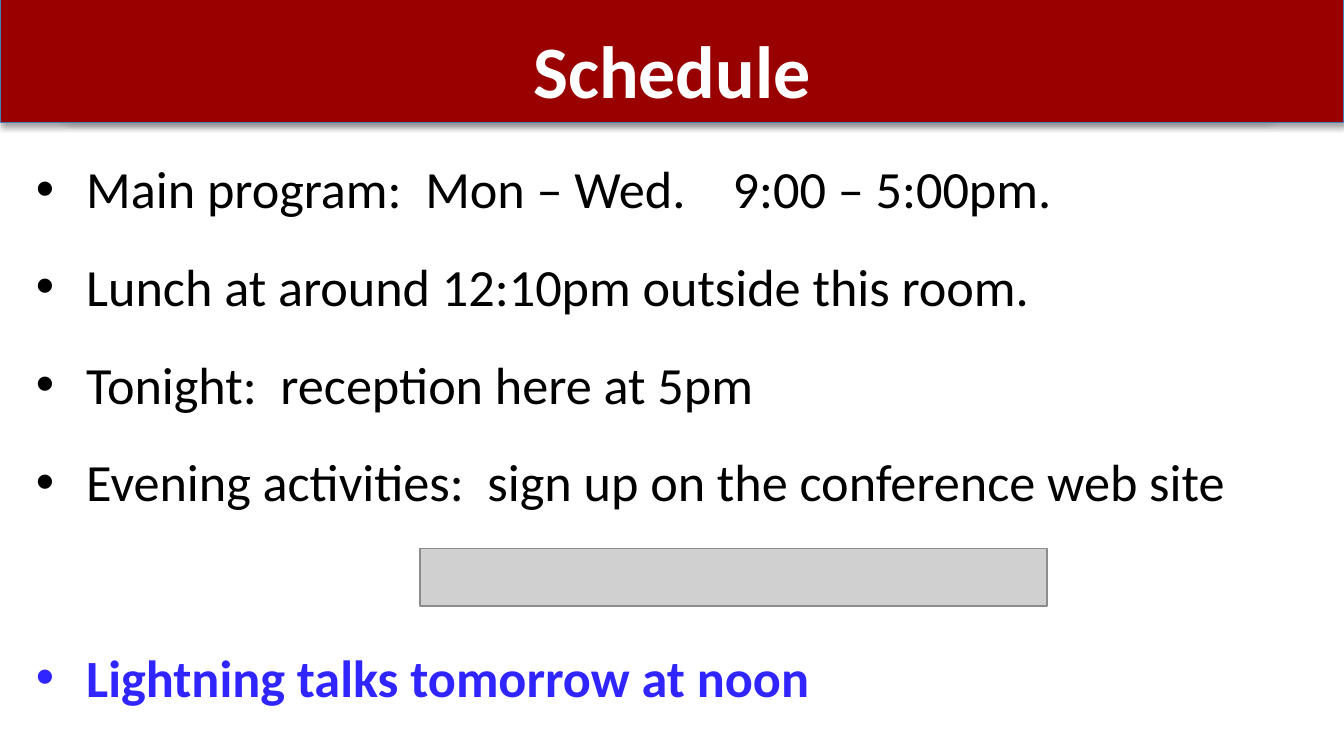
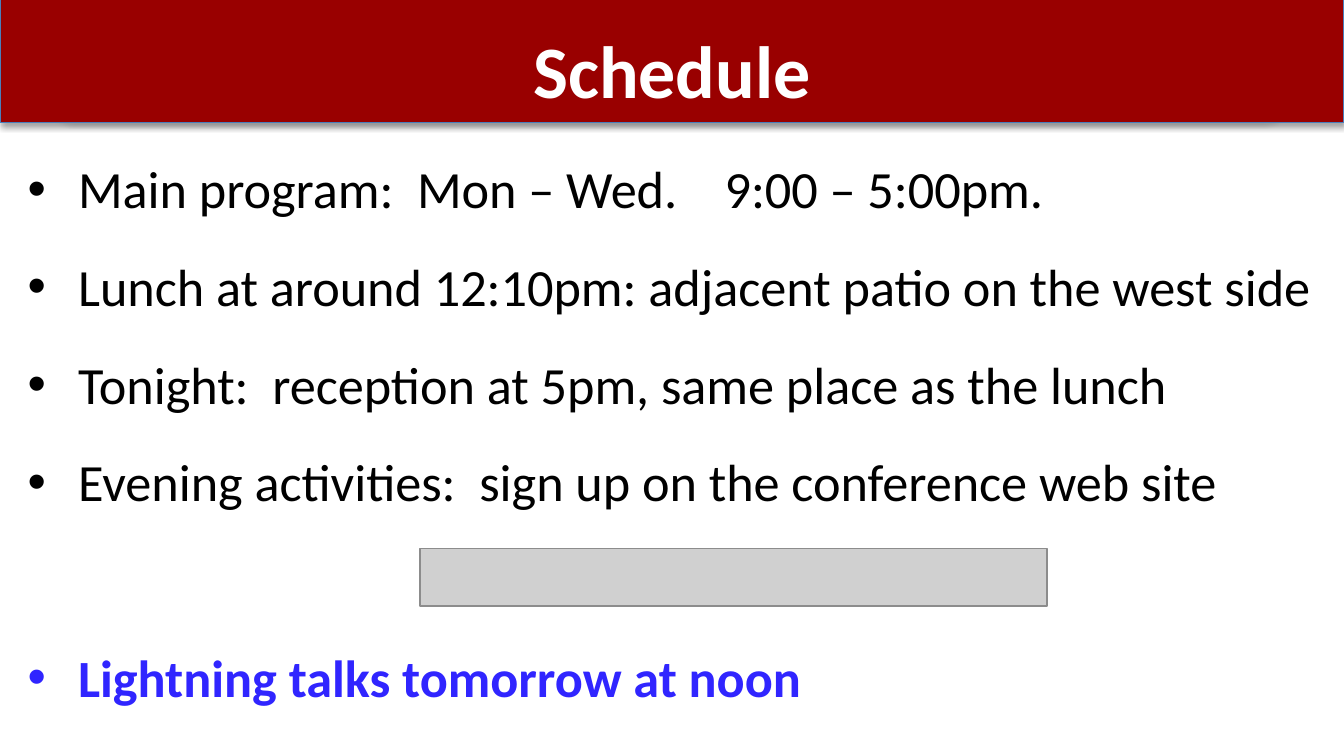
Before and after one commit to dabo/sbc-conference, a slide deck: slide 9 of welcome-2025.pptx. Drawn at 1344x756 pixels with LibreOffice and Linux fonts; fonts in the diff are those of the drawing; grey boxes stand for pictures. Boxes give left, top, right and bottom in pixels: in the first picture for what was removed or moved away, otherwise in the second. Text is boxed around its words. In the diff, an @@ line names an element or a change of style, - is before the commit and + after.

Commit message:
edits

```diff
--- a/welcome-2025.pptx
+++ b/welcome-2025.pptx
@@ text "Main program: Mon – Wed. ...": place and size @@
-text "Main program: Mon – Wed. ..." at <box>86,171,1224,706</box>
+text "Main program: Mon – Wed. ..." at <box>78,171,1310,706</box>
@@ text at <box>78,269,1310,413</box>: text changed @@
-• Lunch at around 12:10pm outside this room.
-• Tonight: reception here at 5pm
+• Lunch at around 12:10pm: adjacent patio on the west side
+• Tonight: reception at 5pm, same place as the lunch
```
Also in this commit, not shown: 3 other slides changed, 1 slide added, 1 slide removed.
